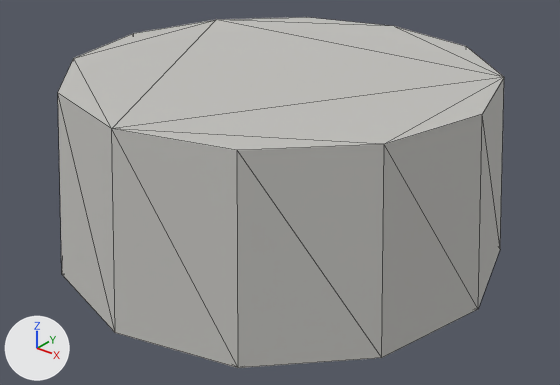
The glTF model assets/enrichment/enrich_splash_wading_tub_18.glb: old version first, new version second.
The view is the same before and after, from a camera (50 mm lens) standing at (1.494, -1.871, 1.318) and looking at (0.033, -0.045, 0.185). Lighting does not change. The marker at lower left points along +X, +Y and +Z. The first picture is the older version. Mesh edges are drawn as thin lines. Vertices at exactly the same position are counted once.

Before the edit, the objects in view are built like this:
```python
me_sm_enrichment_enrich_splash_wading_tub_18 = bpy.data.meshes.new('SM_enrichment_enrich_splash_wading_tub_18')
me_sm_enrichment_enrich_splash_wading_tub_18.from_pydata(...)  # a 12-sided cut cone along z (radius 0.75 at the low end, 0.69 at the high end) spanning x -0.75..0.75, y -0.75..0.75, z 0.0..0.6; a 10-sided cylinder along z spanning x -0.63..0.63, y -0.66..0.66, z 0.47..0.51
me_sm_enrichment_enrich_splash_wading_tub_18.materials.append(mat_mat_palette)  # picture img_palette
ob_sm_enrichment_enrich_splash_wading_tub_18 = bpy.data.objects.new('SM_enrichment_enrich_splash_wading_tub_18', me_sm_enrichment_enrich_splash_wading_tub_18)
ob_sm_enrichment_enrich_splash_wading_tub_18.location = (0.0, 0.0, 0.0)
```
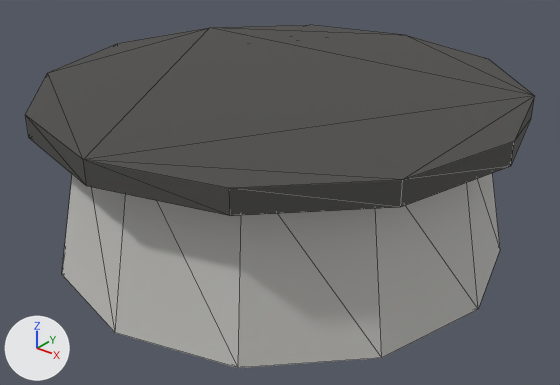
The change, as a diff of the scene's bpy script:
```diff
--- a/assets/enrichment/enrich_splash_wading_tub_18.glb.py
+++ b/assets/enrichment/enrich_splash_wading_tub_18.glb.py
@@ me_sm_enrichment_enrich_splash_wading_tub_18 @@
 # used by ob_sm_enrichment_enrich_splash_wading_tub_18; location = (0.0, 0.0, 0.0)
-me_sm_enrichment_enrich_splash_wading_tub_18.from_pydata(...)  # 44 vertices, 80 faces; spans x -0.75..0.75, y -0.75..0.75, z 0.0..0.6
+me_sm_enrichment_enrich_splash_wading_tub_18.from_pydata(...)  # 68 vertices, 124 faces; spans x -0.79..0.79, y -0.79..0.79, z 0.0..0.55
+# me_sm_enrichment_enrich_splash_wading_tub_18 part 1
+# 6 vertices are removed from x -0.63..0.0, y -0.66..0.53, z 0.47..0.51
+# 25 faces are deleted
+# 26 vertices move from x -0.69..0.69, y -0.69..0.69, z 0.47..0.6 to x -0.68..0.79, y -0.79..0.79, z 0.47..0.55
+# 10 vertices are added at x -0.79..0.39, y -0.68..0.68, z 0.47..0.55
+# 33 new faces join them
+# me_sm_enrichment_enrich_splash_wading_tub_18 part 2: 11 kept faces spanning x 0.0..0.79, y -0.39..0.79, z 0.47..0.55 get new texture (UV) coordinates
+# other edits to the shape of me_sm_enrichment_enrich_splash_wading_tub_18 do not show in these pictures
 me_sm_enrichment_enrich_splash_wading_tub_18.materials.append(mat_mat_palette)
```

Pixel boxes (x1, y1, x2, y2) of what changed, in the pictures (560 x 385 px; the box of a moved part takes in the faces that stretch with it):
'SM_enrichment_enrich_splash_wading_tub_18', reshaped (14% wider)
    before: (58, 17, 504, 368)
    after: (25, 25, 535, 368)
part 1 of me_sm_enrichment_enrich_splash_wading_tub_18, moved or reshaped
    before: (58, 17, 504, 363)
    after: (25, 25, 535, 363)
part 2 of me_sm_enrichment_enrich_splash_wading_tub_18, surface changed
    after: (401, 35, 534, 207)
